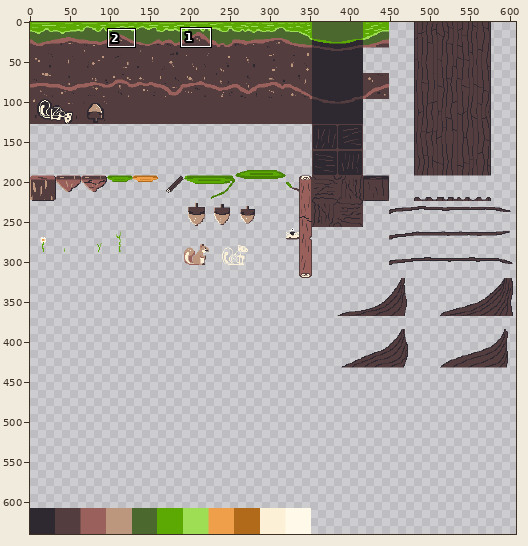
A pixel-art file gets an edit: Project/assets/world/tileset1.aseprite. The picture above shows the old version from afar; the outline marks the close-up.
Close-up. Old version:
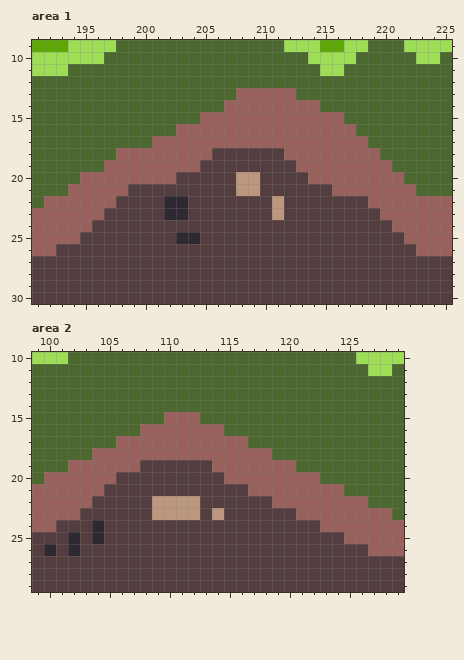
640x640 pixels, 1 frame. Colours within 5 levels of each other are drawn and written as one. Shown: area 1: x 191..225, y 9..30; area 2: x 99..129, y 10..29. The wide view leaves out empty margins. The commit also changed other parts of the picture, which this record leaves out.
New version:
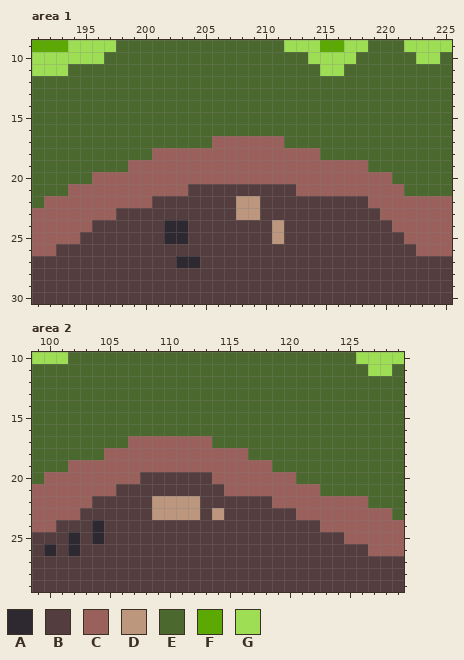
Palette (. is transparent): A #2e2931  B #533d3f  C #9a605b  D #bd967e  E #4b692f  F #5ca904  G #9ede54
Difference:
Changed rows in their new state; - is an unchanged pixel.
Area 1, layer "ground":
first column x 195:
13 -------------EEEEE----------
14 ------------EEEEEEEE--------
15 ----------EEEEEEEEEEEE------
16 --------EEEEEEEEEEEEEEE-----
17 ------EEEEE------EEEEEEE----
18 ---EEE-----CCCCCC---EEEEE---
19 --EE------CCCCCCCC------EE--
20 E-------CCCCCCCCCCC-------E-
21 ----CCCCC----BB---CCC------E
22 ---CCC-BB----DD-B-----------
23 --C----BB----DD-B-----------
24 -------AA-------D-----------
25 -------A-B------D-----------
27 --------AA------------------
Area 2, layer "ground":
first column x 104:
15 ------EEE------------
16 ----EEEEEEE----------
17 --E-------EEE--------
18 E------------EE------
19 ----CCCCCC-----EE----
20 --CC------C------EE--
21 -C---------CC------EE
Pixel boxes of the changes (left, top, right, bottom) in both close-ups:
changed: (80, 88, 416, 268)
changed: (92, 412, 344, 496)
